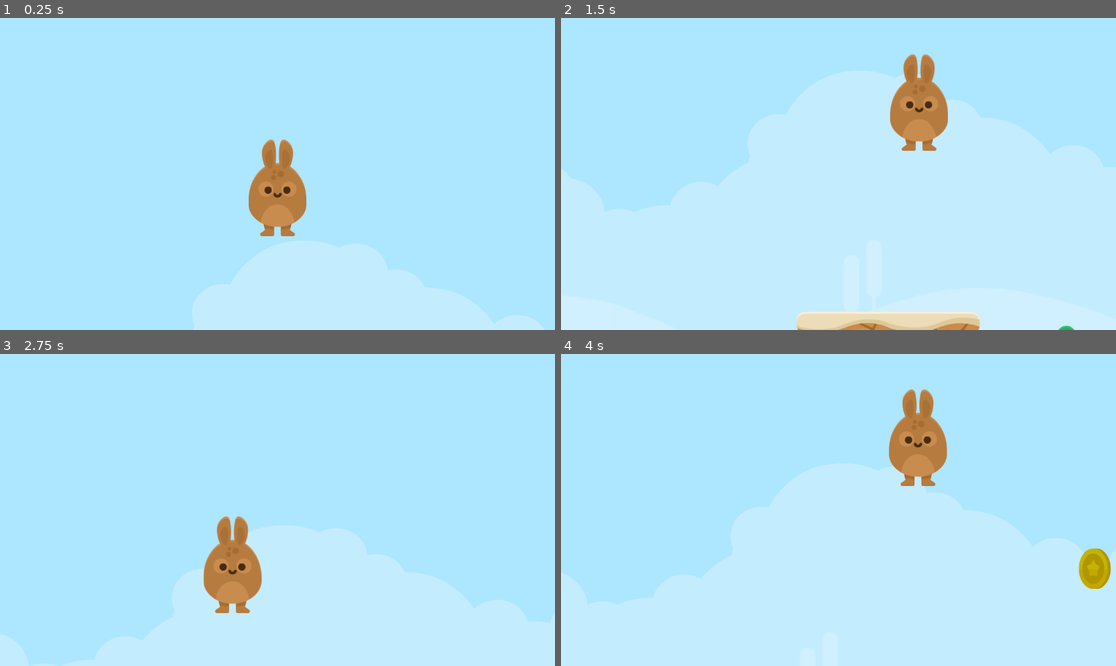
Above: before the commit, frames 1-4 (two rows, left to right).
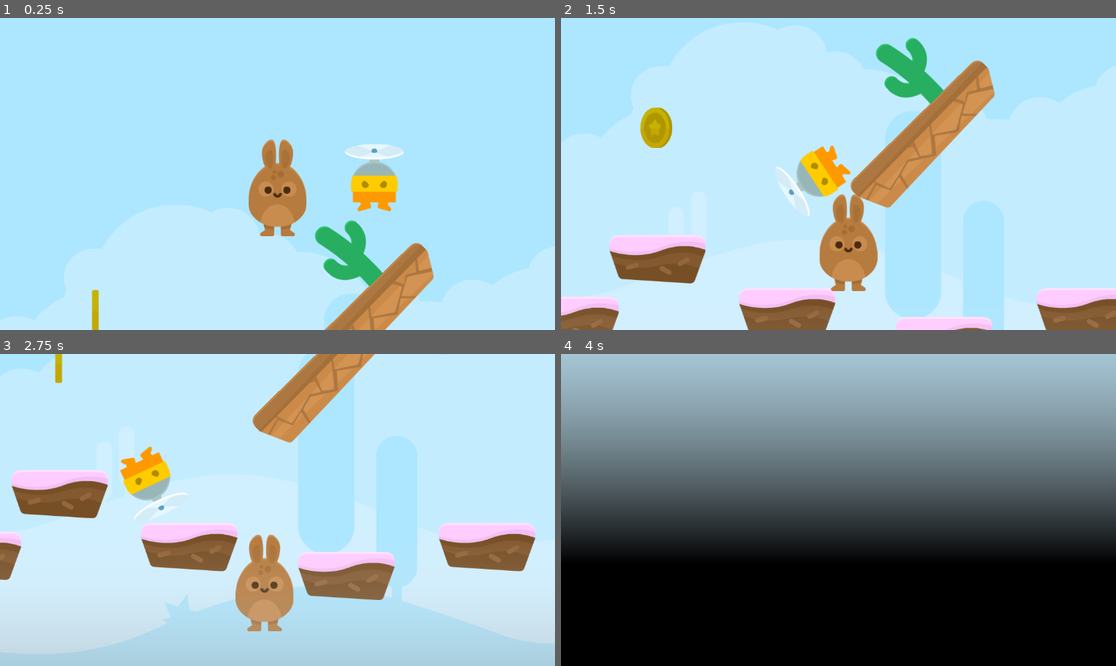
Above: after the commit, the same moments.

Repository: FeniXb3/UD-Platformer-Sample
Game: Godot game, scene res://game.tscn
Same seed, same stepped clock (60 frames per second), same inputs: the game is played once before the commit and once after it.
Inputs:
- Up to frame 1 (0.25 s): no input
- Up to frame 2 (1.5 s): hold Right (move_right) from 0.53 s (still down); tap Space (jump) at 0.6, 0.77, 1.07, 1.35 s
- Up to frame 3 (2.75 s): tap Space (jump) at 1.52, 1.82, 2.1 s; release Right (move_right) at 2.03 s; hold Left (move_left) from 2.03 s (still down)
- Up to frame 4 (4 s): release Left (move_left) at 2.78 s; hold Right (move_right) from 2.78 s (still down); tap Space (jump) at 2.85, 3.02, 3.32, 3.6, 3.77 s

The runs differ from the first frame. In frame 1, 5.5% of the frame differs, in the area x 16-79%, y 40-100%; in frame 2, 20%; in frame 3, 43%; in frame 4, 100%, in the area x 0-100%, y 0-100%.

Commit message:
Play with friction

Diff:
--- /dev/null
+++ b/cactus_platform.tscn
@@ -0,0 +1,20 @@
+[gd_scene load_steps=4 format=3 uid="uid://csep7sxuo7avk"]
+
+[ext_resource type="Texture2D" uid="uid://cpdqabib78520" path="res://kenney_jumper-pack/PNG/Environment/ground_wood_broken.png" id="1_xxnxo"]
+[ext_resource type="Texture2D" uid="uid://mdkilip57pcc" path="res://kenney_jumper-pack/PNG/Environment/cactus.png" id="2_7xl31"]
+
+[sub_resource type="RectangleShape2D" id="RectangleShape2D_ice3o"]
+size = Vector2(378, 98.75)
+
+[node name="CactusPlatform" type="StaticBody2D"]
+
+[node name="Sprite2D" type="Sprite2D" parent="."]
+texture = ExtResource("1_xxnxo")
+
+[node name="CollisionShape2D" type="CollisionShape2D" parent="."]
+position = Vector2(0, 0.625)
+shape = SubResource("RectangleShape2D_ice3o")
+
+[node name="Sprite2D2" type="Sprite2D" parent="."]
+position = Vector2(69, -126)
+texture = ExtResource("2_7xl31")
--- a/game.tscn
+++ b/game.tscn
@@ -7,9 +7,16 @@
 [ext_resource type="PackedScene" uid="uid://c1k87c0tpwxsi" path="res://killzone.tscn" id="3_re4br"]
 [ext_resource type="PackedScene" uid="uid://cco0hdmf66tvr" path="res://item.tscn" id="4_m7so3"]
 [ext_resource type="Texture2D" uid="uid://bfapujp5p6spg" path="res://kenney_jumper-pack/PNG/Background/bg_layer4.png" id="4_ui3jm"]
-[ext_resource type="Texture2D" uid="uid://mdkilip57pcc" path="res://kenney_jumper-pack/PNG/Environment/cactus.png" id="6_dapgu"]
 [ext_resource type="Texture2D" uid="uid://bvld0tgwaha2b" path="res://kenney_jumper-pack/PNG/Background/bg_layer1.png" id="6_qg458"]
 [ext_resource type="PackedScene" uid="uid://dfovmglvb4xnu" path="res://sand_platform.tscn" id="7_46npw"]
+[ext_resource type="PackedScene" uid="uid://csep7sxuo7avk" path="res://cactus_platform.tscn" id="7_hfc2n"]
+[ext_resource type="Texture2D" uid="uid://cxkow2i8kpas2" path="res://kenney_jumper-pack/PNG/Enemies/flyMan_fly.png" id="11_8tvul"]
+
+[sub_resource type="PhysicsMaterial" id="PhysicsMaterial_gytqv"]
+friction = 0.0
+
+[sub_resource type="PhysicsMaterial" id="PhysicsMaterial_hv328"]
+friction = 0.5
 
 [sub_resource type="Gradient" id="Gradient_bxs5i"]
 offsets = PackedFloat32Array(0.276151, 1)
@@ -21,6 +28,9 @@
 height = 1024
 fill_from = Vector2(0.5, 1)
 fill_to = Vector2(0.5, 0)
+
+[sub_resource type="RectangleShape2D" id="RectangleShape2D_8046v"]
+size = Vector2(95, 138)
 
 [node name="Game" type="Node2D"]
 
@@ -85,23 +95,26 @@
 [node name="Platform13" parent="Platforms" instance=ExtResource("1_33c3h")]
 position = Vector2(2208, 363)
 
-[node name="Platform7" parent="Platforms" instance=ExtResource("1_33c3h")]
-position = Vector2(633, 591)
-
 [node name="Platform8" parent="Platforms" instance=ExtResource("1_33c3h")]
 position = Vector2(829, 472)
 
 [node name="Platform9" parent="Platforms" instance=ExtResource("1_33c3h")]
 position = Vector2(1009, 344)
 
-[node name="Cactus" type="Sprite2D" parent="Platforms"]
-position = Vector2(655, 462)
-texture = ExtResource("6_dapgu")
-
 [node name="Platform2" parent="Platforms" instance=ExtResource("7_46npw")]
 position = Vector2(276, 400)
+physics_material_override = SubResource("PhysicsMaterial_gytqv")
+
+[node name="CactusPlatform" parent="Platforms" instance=ExtResource("7_hfc2n")]
+position = Vector2(604, 730)
+
+[node name="CactusPlatform2" parent="Platforms" instance=ExtResource("7_hfc2n")]
+position = Vector2(1571, 91)
+rotation = -0.778417
+physics_material_override = SubResource("PhysicsMaterial_hv328")
 
 [node name="Player" parent="." instance=ExtResource("2_txh4e")]
+position = Vector2(1408, 197)
 
 [node name="Killzone" parent="." instance=ExtResource("3_re4br")]
 position = Vector2(154, 1352)
@@ -126,5 +139,16 @@
 position = Vector2(2250, 571)
 collision_mask = 2
 
+[node name="RigidBody2D" type="RigidBody2D" parent="."]
+position = Vector2(1609, 176)
+metadata/_edit_group_ = true
+
+[node name="Sprite2D" type="Sprite2D" parent="RigidBody2D"]
+texture = ExtResource("11_8tvul")
+
+[node name="CollisionShape2D" type="CollisionShape2D" parent="RigidBody2D"]
+position = Vector2(1.5, 0)
+shape = SubResource("RectangleShape2D_8046v")
+
 [connection signal="body_entered" from="Item" to="Item" method="_on_body_entered"]
 [connection signal="body_entered" from="Item2" to="Item2" method="_on_body_entered"]
--- a/platform.tscn
+++ b/platform.tscn
@@ -3,7 +3,7 @@
 [ext_resource type="Texture2D" uid="uid://bngdwuwnf3tpv" path="res://kenney_jumper-pack/PNG/Environment/ground_cake_small.png" id="1_6j0a1"]
 
 [sub_resource type="RectangleShape2D" id="RectangleShape2D_ice3o"]
-size = Vector2(198.5, 98.75)
+size = Vector2(200, 98.75)
 
 [node name="Platform" type="StaticBody2D"]
 
--- a/project.godot
+++ b/project.godot
@@ -21,8 +21,6 @@
 "deadzone": 0.5,
 "events": [Object(InputEventKey,"resource_local_to_scene":false,"resource_name":"","device":-1,"window_id":0,"alt_press …(191 unchanged characters)…
 , Object(InputEventKey,"resource_local_to_scene":false,"resource_name":"","device":-1,"window_id":0,"alt_pressed":false …(186 unchanged characters)…
-, Object(InputEventJoypadButton,"resource_local_to_scene":false,"resource_name":"","device":-1,"button_index":0,"pressure":0.0,"pressed":true,"script":null)
-, Object(InputEventKey,"resource_local_to_scene":false,"resource_name":"","device":-1,"window_id":0,"alt_pressed":false,"shift_pressed":false,"ctrl_pressed":false,"meta_pressed":false,"pressed":false,"keycode":0,"physical_keycode":87,"key_label":0,"unicode":119,"location":0,"echo":false,"script":null)
 ]
 }
 move_left={
Not shown: 1 places in game.tscn that only renumber resources
